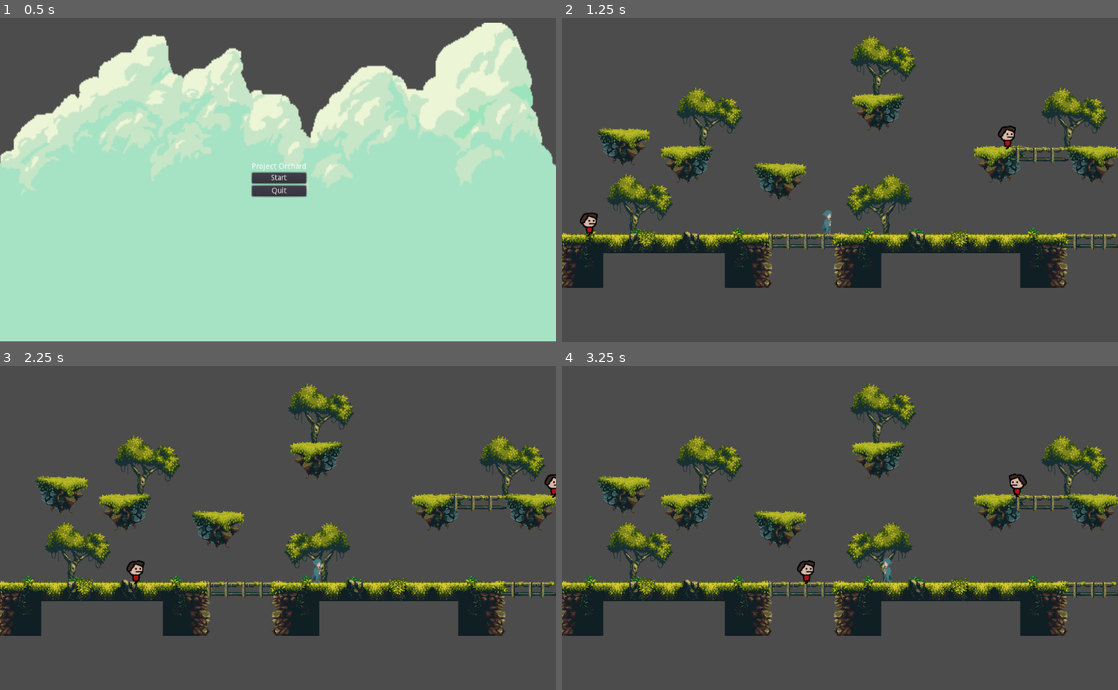
Above: before the commit, frames 1-4 (two rows, left to right).
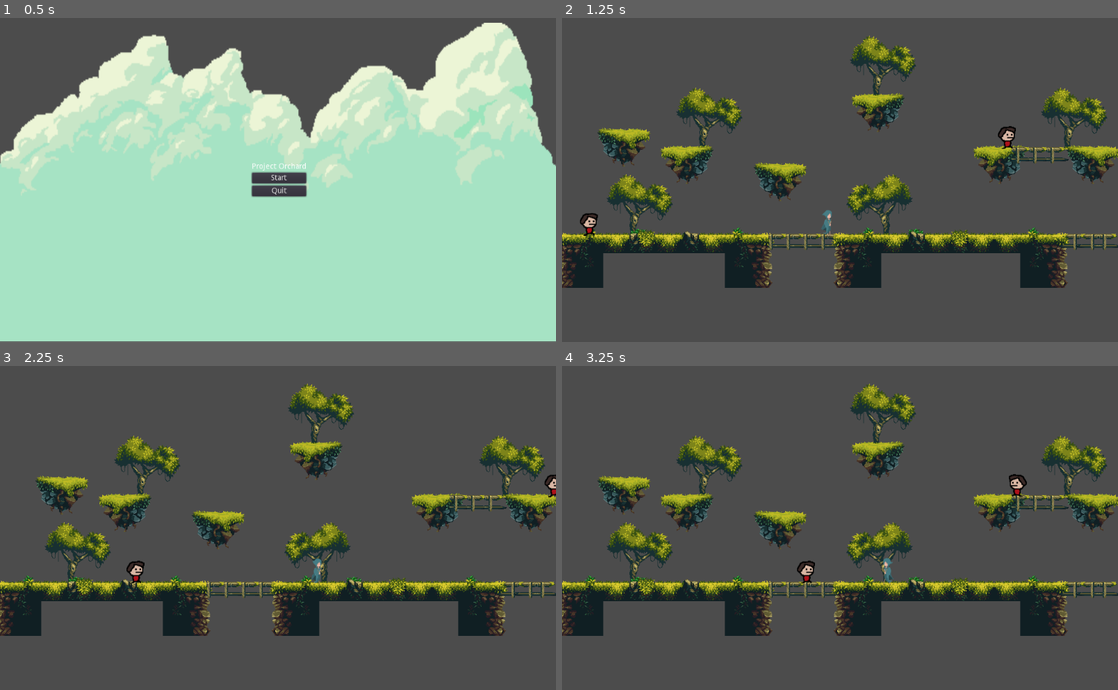
Above: after the commit, the same moments.

Repository: forde-dev/fjord
Game: Godot game, scene res://Scenes/Menu.tscn
Two runs of this game, one before a commit and one after it. Both use one fixed random seed, a clock stepped at 60 frames per second and the inputs below. This scene is started directly instead of the project's main scene.
Inputs:
- Up to frame 1 (0.5 s): no input
- Up to frame 2 (1.25 s): click "Start" at 0.5 s
- Up to frame 3 (2.25 s): hold Right (ui_right) from 1.28 s (still down); tap Space (ui_select) at 1.52 s
- Up to frame 4 (3.25 s): tap Space (ui_select) at 2.27 s; release Right (ui_right) at 2.78 s; hold Left (ui_left) from 2.78 s (still down)

Frame 1 is identical in both runs. In frame 2, 0.1% of the frame differs, in the area x 3-82%, y 33-68%; in frame 3, 0.1%; in frame 4, 0.1%.

Commit message:
fixed naming conventions

Diff:
--- a/Scenes/Enemy.tscn
+++ b/Scenes/Enemy.tscn
@@ -1,12 +1,19 @@
 [gd_scene load_steps=10 format=2]
 
-[ext_resource path="res://Scripts/Enemy.gd" type="Script" id=1]
-[ext_resource path="res://Sprites/sEnemy.png" type="Texture" id=2]
-[ext_resource path="res://Sprites/sEnemyR_strip4_0003_Layer-0.png" type="Texture" id=3]
-[ext_resource path="res://Sprites/sEnemyR_strip4_0000_Layer-1.png" type="Texture" id=4]
-[ext_resource path="res://Sprites/sEnemyR_strip4_0001_Layer-2.png" type="Texture" id=5]
-[ext_resource path="res://Sprites/sEnemyR_strip4_0002_Layer-3.png" type="Texture" id=6]
-[ext_resource path="res://Sprites/sDead_strip2_0000_Layer-1.png" type="Texture" id=7]
+[ext_resource path="res://scripts/enemy.gd" type="Script" id=1]
+[ext_resource path="res://Sprites/enemy.png" type="Texture" id=2]
+[ext_resource path="res://Sprites/enemy_run.png" type="Texture" id=3]
+[ext_resource path="res://Sprites/enemy_run1.png" type="Texture" id=4]
+[ext_resource path="res://Sprites/enemy_run2.png" type="Texture" id=5]
+[ext_resource path="res://Sprites/enemy_run3.png" type="Texture" id=6]
+[ext_resource path="res://Sprites/dead_enemy.png" type="Texture" id=7]
+
+
+
+
+
+
+
 
 [sub_resource type="SpriteFrames" id=1]
 animations = [ {
--- a/Scenes/player.tscn
+++ b/Scenes/player.tscn
@@ -484,7 +484,7 @@
 position = Vector2( -0.121975, -3.0181 )
 frames = SubResource( 19 )
 animation = "action"
-frame = 10
+frame = 19
 playing = true
 
 [node name="Collision" type="CollisionShape2D" parent="Player"]
--- a/Scripts/Control.gd
+++ b/Scripts/Control.gd
@@ -2,7 +2,7 @@
 
 
 func _on_Start_pressed():
-	get_tree().change_scene("Scenes/player.tscn")
+	get_tree().change_scene("scenes/player.tscn")
 
 func _on_Quit_pressed():
 	get_tree().quit()
Renamed: Sprites/sDead_strip2_0000_Layer-1.png -> sprites/dead_enemy.png
Not shown, changed: sprites/dead_enemy.png.import
Renamed: Sprites/sEnemy.png -> sprites/enemy.png
Not shown, changed: sprites/enemy.png.import
Renamed: Sprites/sEnemyR_strip4_0000_Layer-1.png -> sprites/enemy_run.png
Not shown, changed: sprites/enemy_run.png.import
Renamed: Sprites/sEnemyR_strip4_0001_Layer-2.png -> sprites/enemy_run1.png
Not shown, changed: sprites/enemy_run1.png.import
Renamed: Sprites/sEnemyR_strip4_0002_Layer-3.png -> sprites/enemy_run2.png
Not shown, changed: sprites/enemy_run2.png.import
Renamed: Sprites/sEnemyR_strip4_0003_Layer-0.png -> sprites/enemy_run3.png
Not shown, changed: sprites/enemy_run3.png.import
